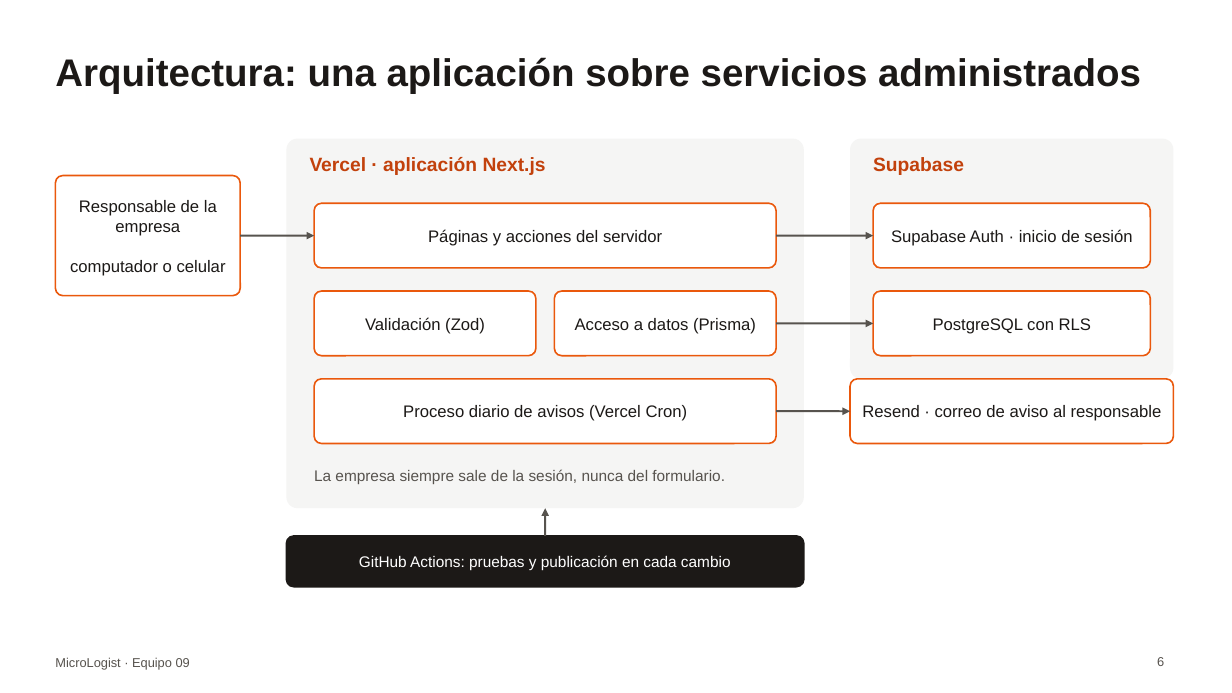
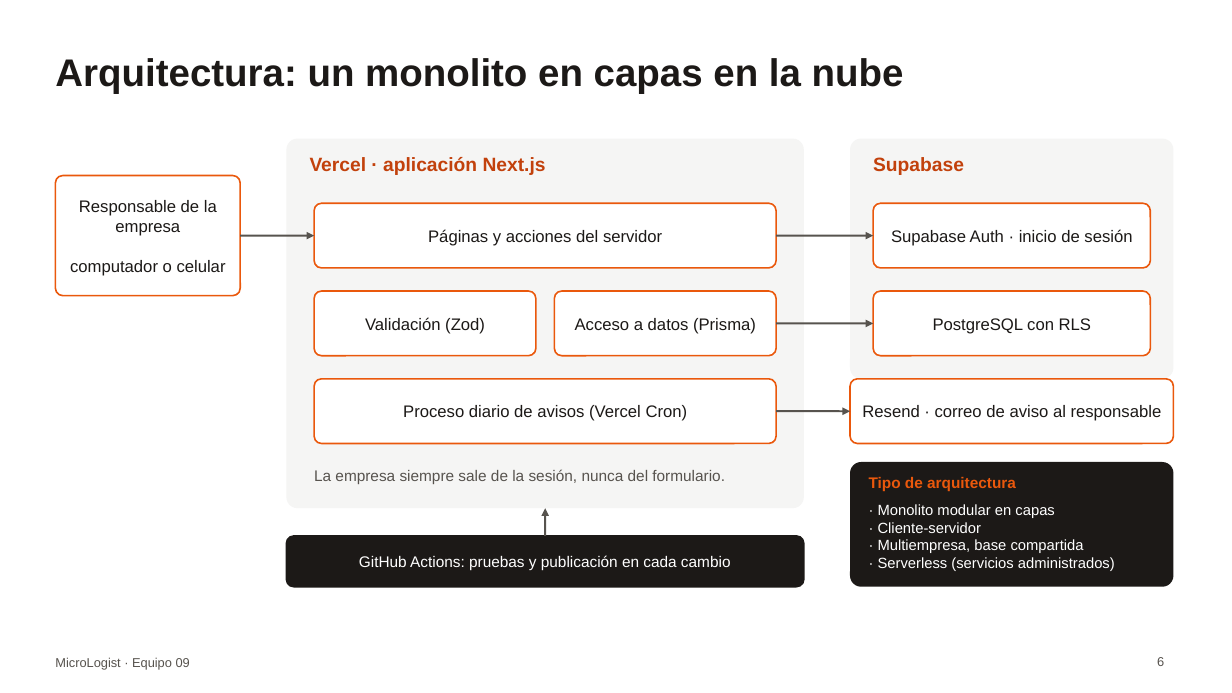
Before and after one commit to josemarcelovg/capstone-2026-002D-equipo09, a slide deck: slide 6 of Fase 2/Evidencias Grupales/Presentación Proyecto.pptx. Drawn at 1232x693 pixels with LibreOffice and Linux fonts; fonts in the diff are those of the drawing. Boxes give left, top, right and bottom in pixels: in the first picture for what was removed or moved away, otherwise in the second. Text is boxed around its words. In the diff, an @@ line names an element or a change of style, - is before the commit and + after.

Commit message:
Tipo de arquitectura en JOS-06, la presentación y el guion

```diff
--- a/Fase 2/Evidencias Grupales/Presentación Proyecto.pptx
+++ b/Fase 2/Evidencias Grupales/Presentación Proyecto.pptx
@@ title at [55, 58, 904, 94]: text changed @@
-Arquitectura: una aplicación sobre servicios administrados
+Arquitectura: un monolito en capas en la nube
@@ rounded rectangle added at [850, 462, 1174, 587], fill #1C1917 @@
@@ text added at [869, 477, 1016, 491], 12 pt, text #EA580C, bold @@
+Tipo de arquitectura
@@ text added at [878, 504, 1115, 571], 11.5 pt, text #FFFFFF @@
+· Monolito modular en capas
+· Cliente-servidor
+· Multiempresa, base compartida
+· Serverless (servicios administrados)
```
Also in this commit, not shown: 1 other slide changed, 2 other files.
